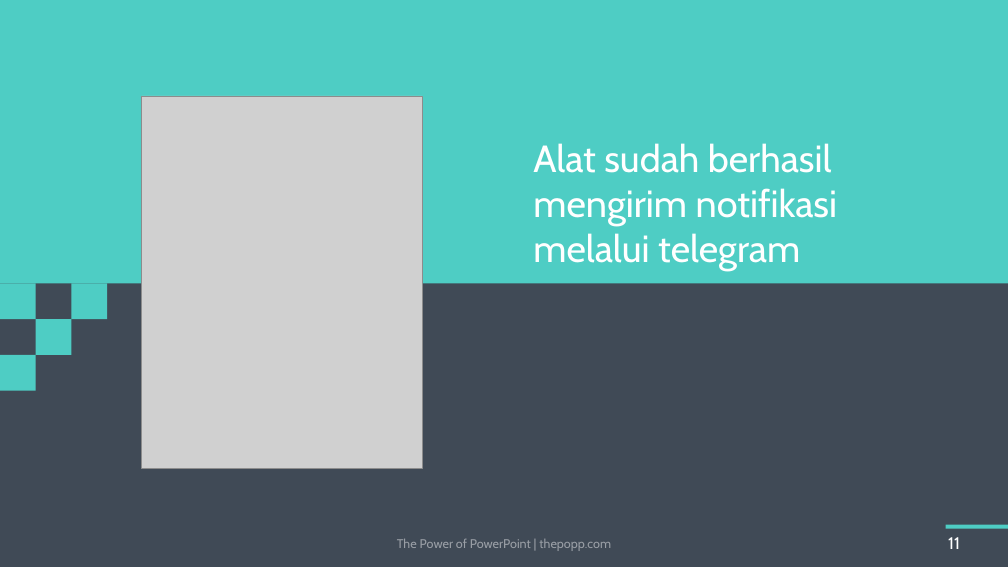
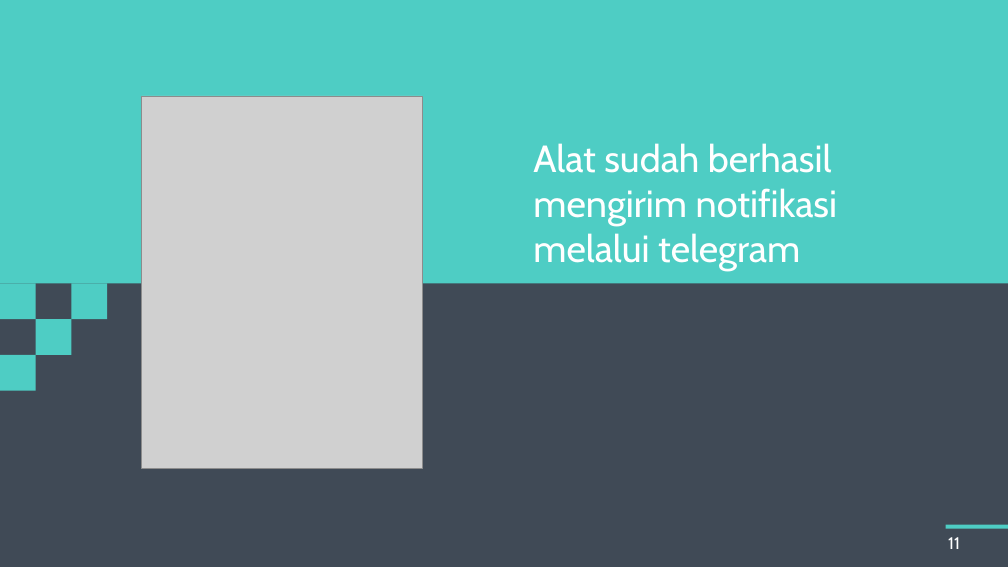
Before and after one commit to YudhaHady/IoT-Penyiraman-Tanaman-Otomatis-Menggunakan-Telegram, a slide deck: slide 11 of PPT/penyiram tanaman otomatis.pptx. Drawn at 1008x567 pixels with LibreOffice and Linux fonts; fonts in the diff are those of the drawing; grey boxes stand for pictures; background and template pictures are left out. Boxes give left, top, right and bottom in pixels: in the first picture for what was removed or moved away, otherwise in the second. Text is boxed around its words. In the diff, an @@ line names an element or a change of style, - is before the commit and + after.

```diff
--- a/PPT/penyiram tanaman otomatis.pptx
+++ b/PPT/penyiram tanaman otomatis.pptx
@@ text removed at bbox=[397, 539, 611, 551] @@
-The Power of PowerPoint | thepopp.com
```
